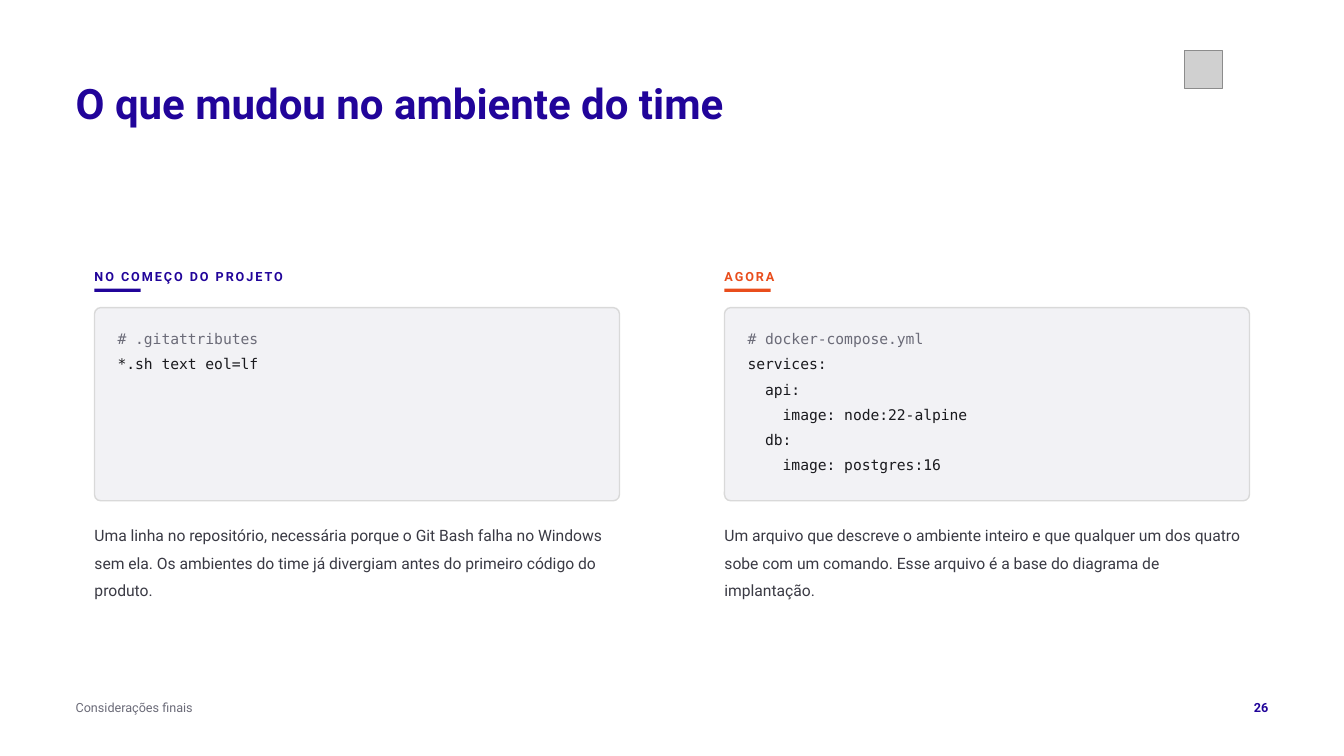
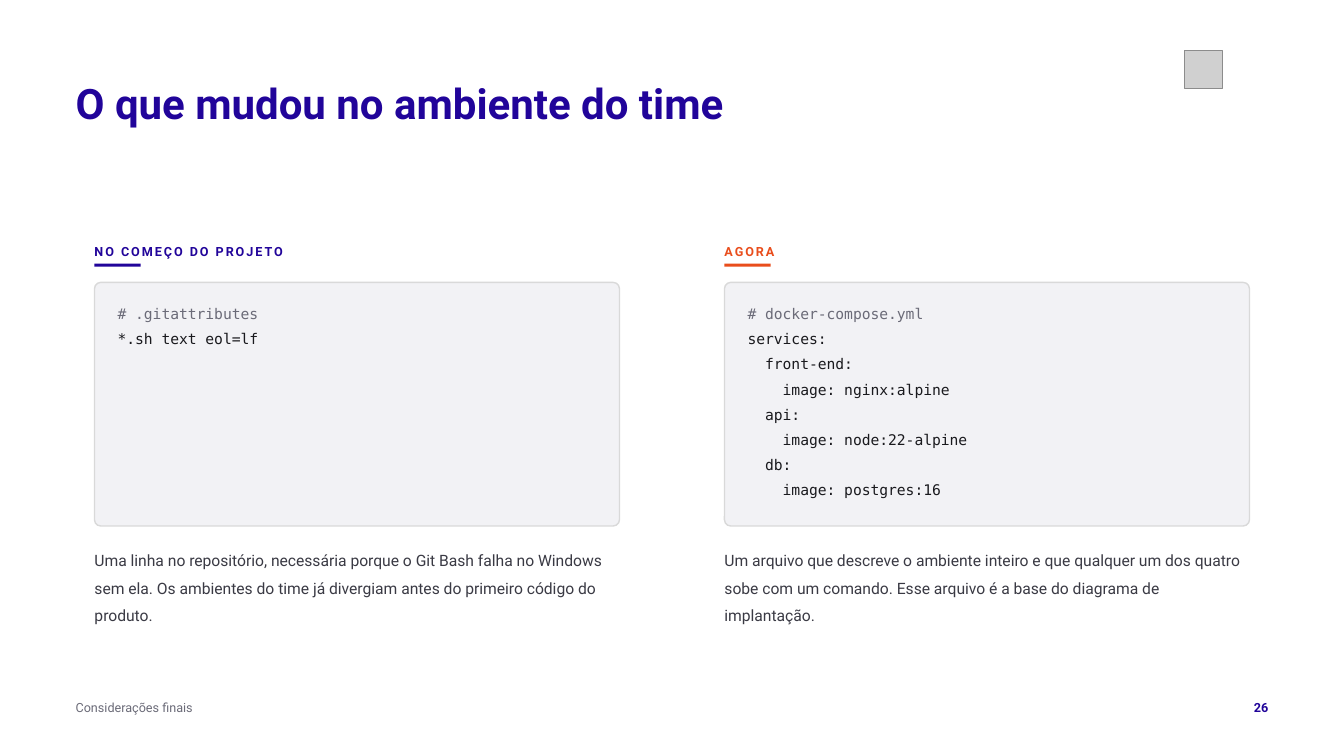
Before and after one commit to tcpassos/invite-app, a slide deck: slide 26 of trabalhos/T1-Docker-Invite-People.pptx. Drawn at 1344x756 pixels with LibreOffice and Linux fonts; fonts in the diff are those of the drawing; grey boxes stand for pictures. Boxes give left, top, right and bottom in pixels: in the first picture for what was removed or moved away, otherwise in the second. Text is boxed around its words. In the diff, an @@ line names an element or a change of style, - is before the commit and + after.

Commit message:
docs: compose do slide de antes e agora com os tres servicos

```diff
--- a/trabalhos/T1-Docker-Invite-People.pptx
+++ b/trabalhos/T1-Docker-Invite-People.pptx
@@ 6 texts, 2 rectangles: place and size @@
-6 texts, 2 rectangles at <box>94,272,923,370</box>
+6 texts, 2 rectangles at <box>94,247,923,345</box>
@@ rounded rectangle: place and size @@
-rounded rectangle at <box>95,308,620,501</box>
+rounded rectangle at <box>95,282,620,526</box>
@@ rounded rectangle at <box>95,282,620,526</box>: proportions changed @@
@@ rounded rectangle at <box>725,282,1250,526</box>: proportions changed @@
@@ rounded rectangle: place and size @@
-rounded rectangle at <box>725,308,1250,501</box>
+rounded rectangle at <box>725,282,1250,526</box>
@@ text added at <box>765,358,853,370</box>, 10.5 pt, text #1A1A1E @@
+front-end:
@@ text added at <box>783,383,949,398</box>, 10.5 pt, text #1A1A1E @@
+image: nginx:alpine
@@ 6 texts: place and size @@
-6 texts at <box>94,384,1240,600</box>
+6 texts at <box>94,409,1240,625</box>
```
Also in this commit, not shown: 1 other file.
